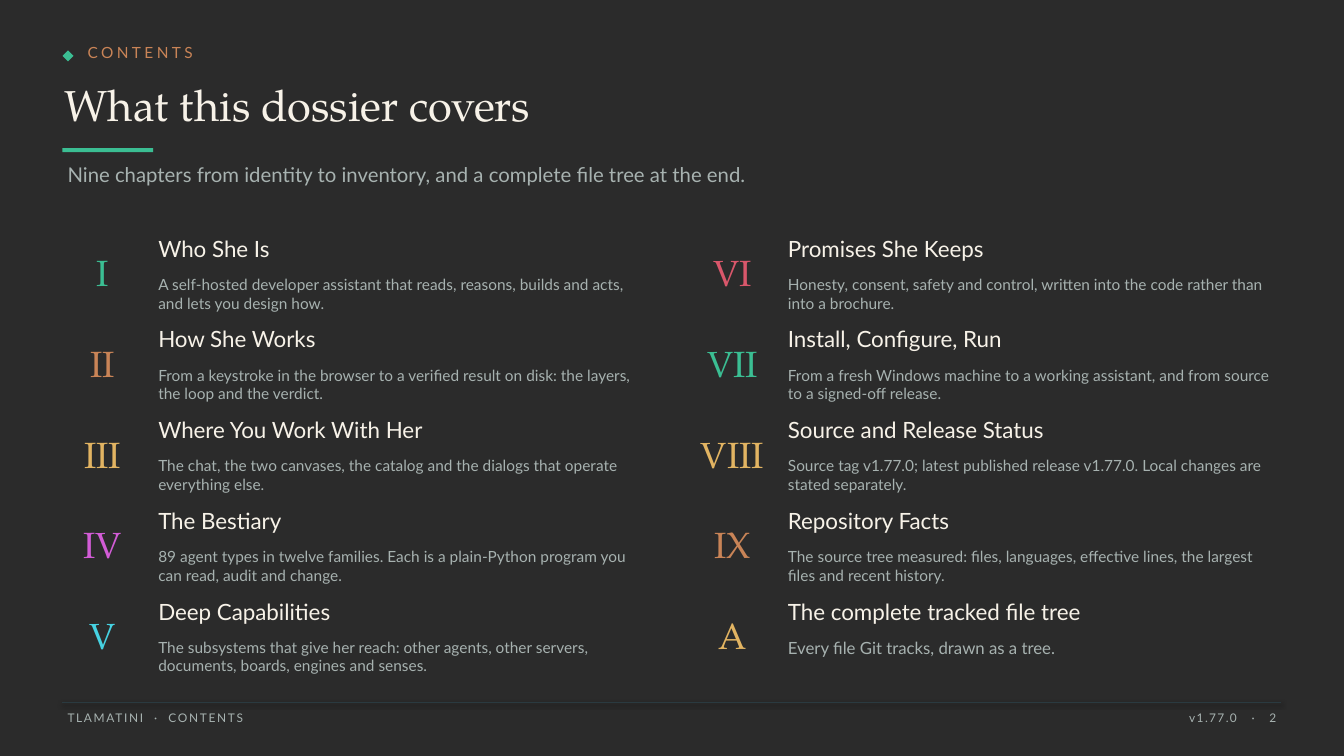
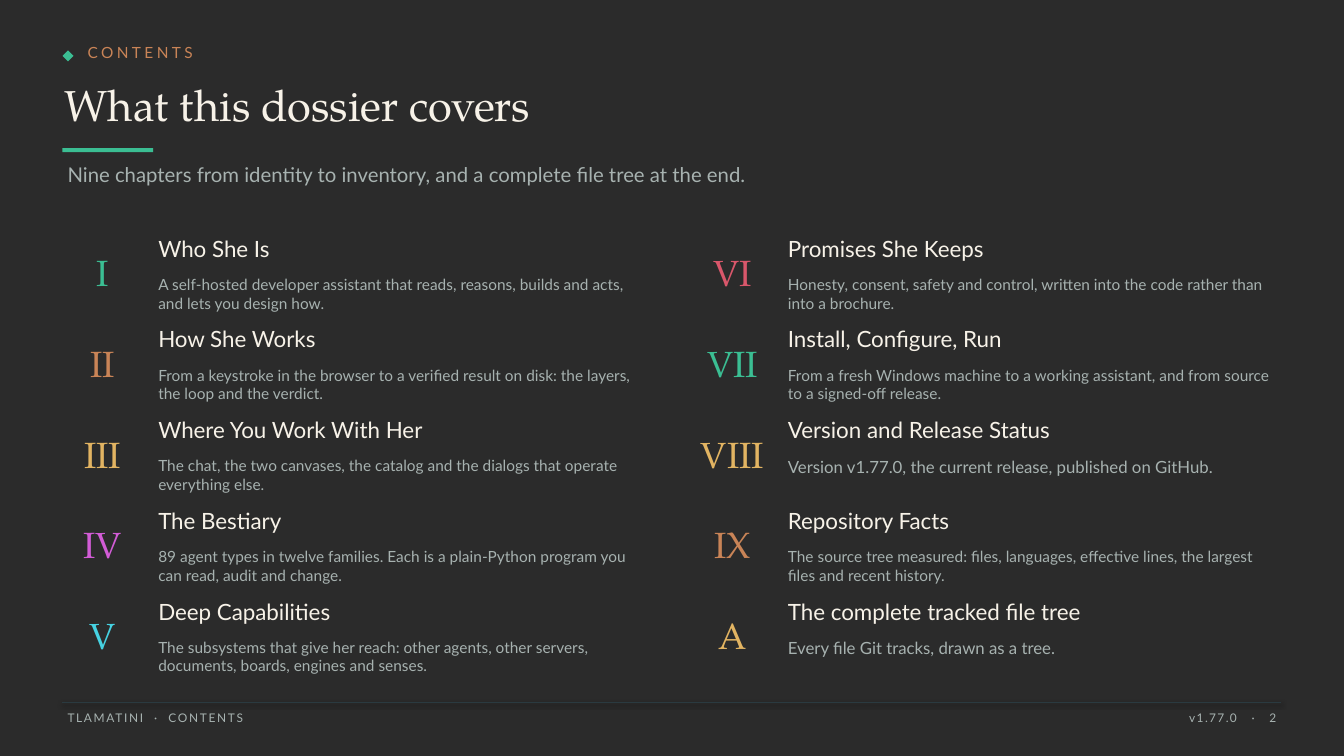
Before and after one commit to XAIHT/Tlamatini, a slide deck: slide 2 of Tlamatini_eXtended_Artificial_Intelligence_Humanly_Tempered.pptx. Drawn at 1344x756 pixels with LibreOffice and Linux fonts; fonts in the diff are those of the drawing; background and template pictures are left out; a plain dark background stands for a picture behind light text. Boxes give left, top, right and bottom in pixels: in the first picture for what was removed or moved away, otherwise in the second. Text is boxed around its words. In the diff, an @@ line names an element or a change of style, - is before the commit and + after.

```diff
--- a/Tlamatini_eXtended_Artificial_Intelligence_Humanly_Tempered.pptx
+++ b/Tlamatini_eXtended_Artificial_Intelligence_Humanly_Tempered.pptx
@@ text at (788,421,1050,438): text changed @@
-Source and Release Status
+Version and Release Status
@@ text at (788,460,1213,476): text changed; size 11 to 12 pt @@
-Source tag v1.77.0; latest published release v1.77.0. Local changes are stated separately.
+Version v1.77.0, the current release, published on GitHub.
```
Also in this commit, not shown: 44 other slides changed, 5 other files.
